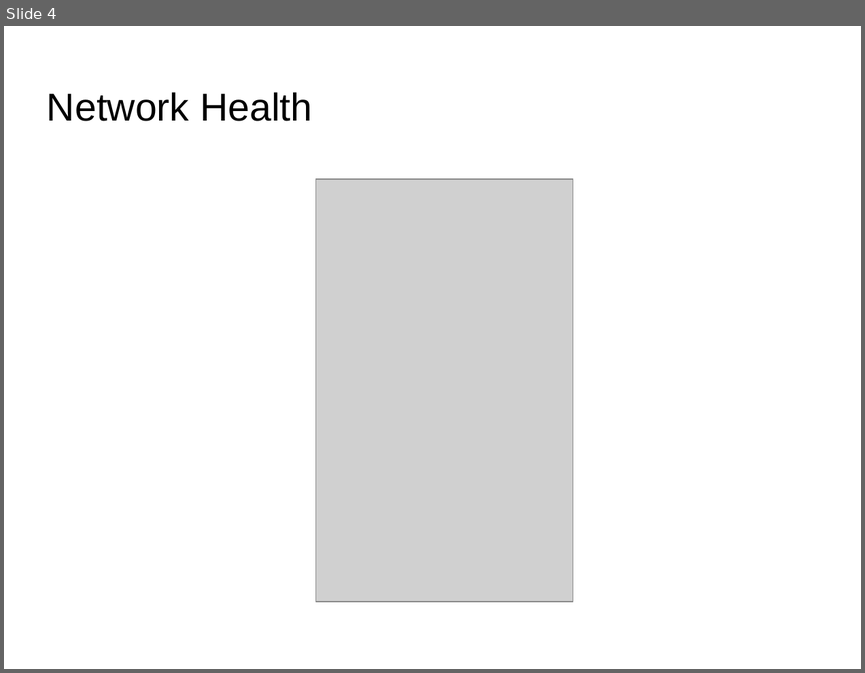
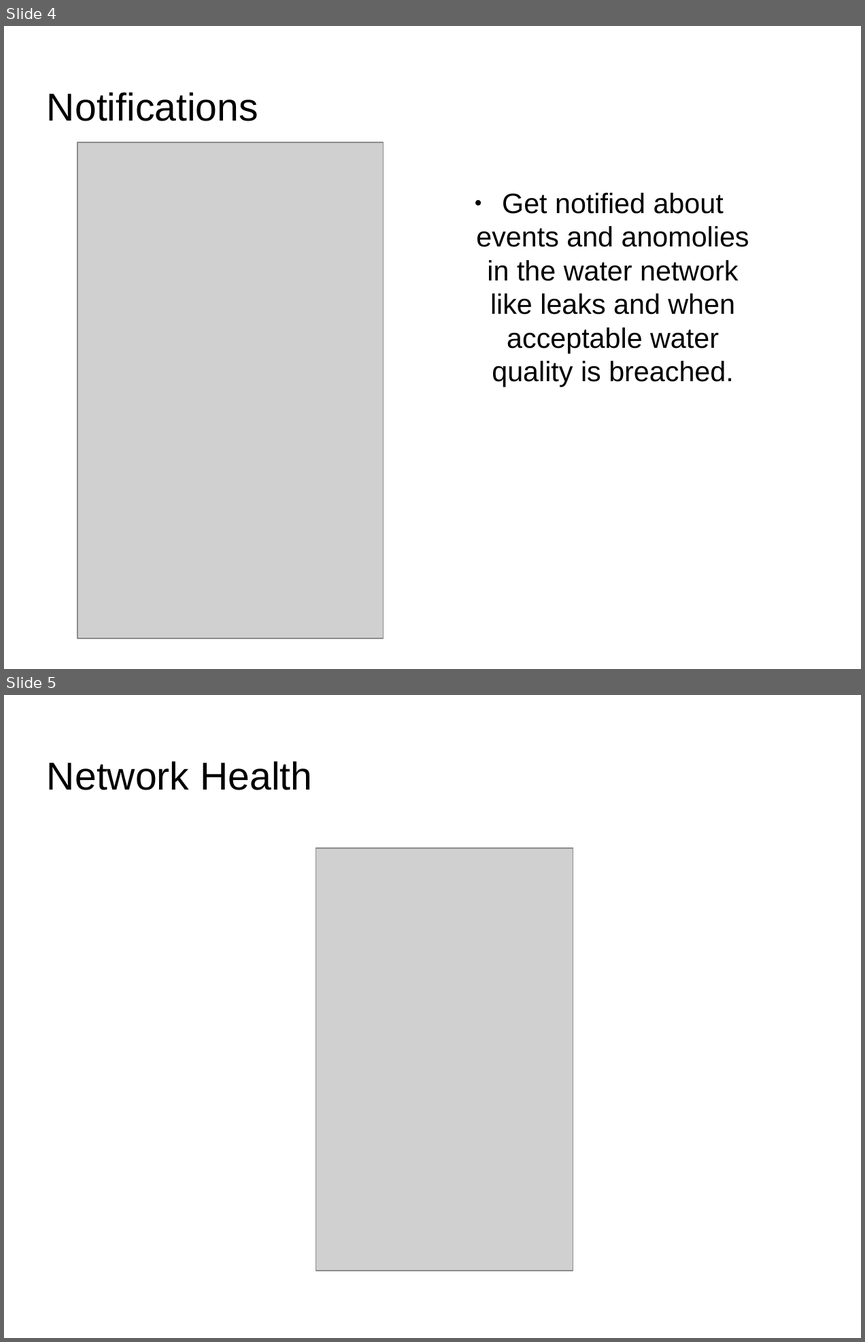
Before and after one commit to smartwatermanagement/self-healing-water-networks, a slide deck: Documentation/open house/SWN/presentation.odp. Shown one above the other, each under a label of ours: slide 4 before the commit, slides 4 and 5 after it. The pictures are 865x673 and 865x1342 pixels, drawn with LibreOffice and Linux fonts; fonts in the diff are those of the drawing; grey boxes stand for pictures; background and template pictures are left out. Boxes give left, top, right and bottom in pixels: in the first picture for what was removed or moved away, otherwise in the second. Text is boxed around its words. In the diff, an @@ line names an element or a change of style, - is before the commit and + after.

```diff
--- a/Documentation/open house/SWN/presentation.odp
+++ b/Documentation/open house/SWN/presentation.odp
@@ slide 4 added at [4,26,861,669], background picture (left out) @@
@@ title added at [47,92,258,121], 36 pt, text #000000 @@
+Notifications
@@ picture added at [77,143,383,639] @@
@@ text added at [476,193,749,386], 26 pt, text #000000 @@
+● Get notified about events and anomolies in the water network like leaks and when acceptable water quality is breached.
@@ what was slide 4 is now slide 5 @@
```
Also in this commit, not shown: 1 slide changed, 3 other slides added, 2 slides removed, 3 other files.
